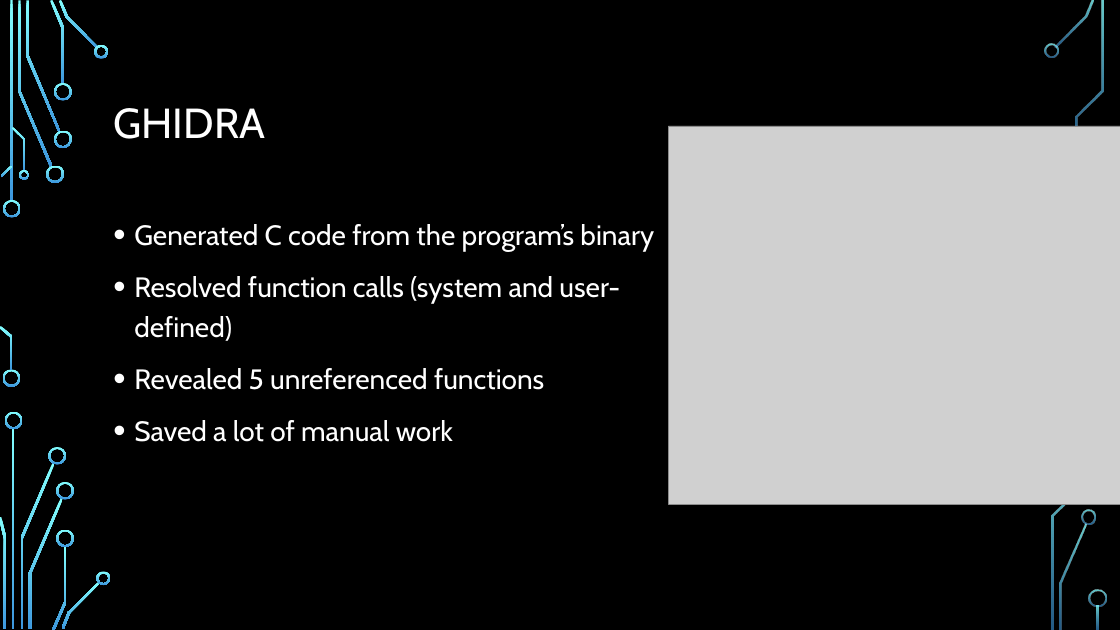
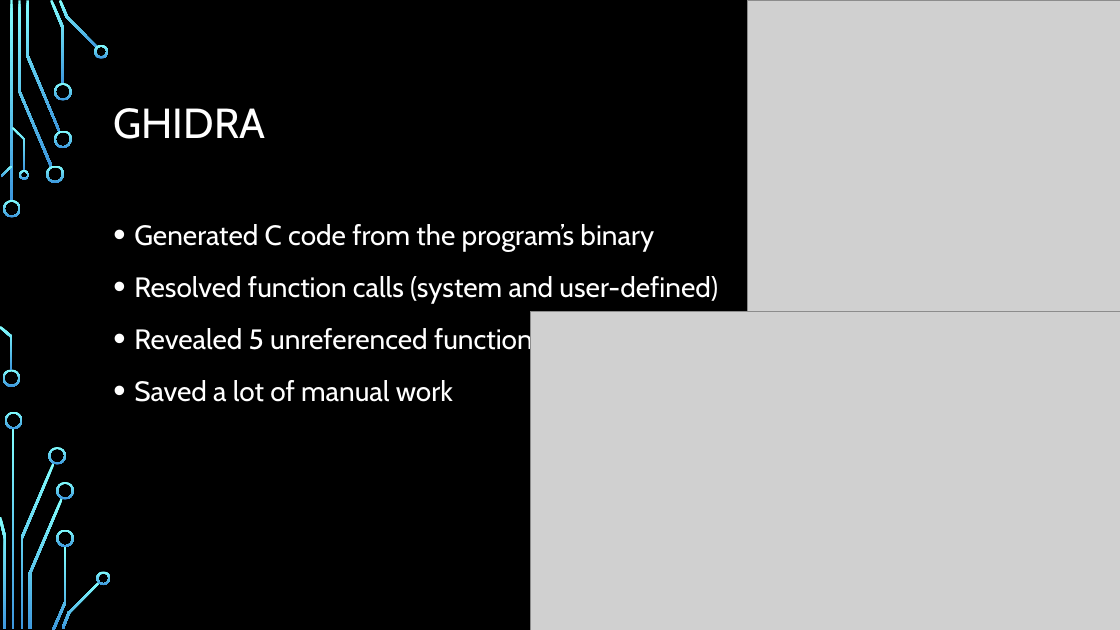
Before and after one commit to swiftlydesigner/DU-COMP-4723-Final, a slide deck: slide 5 of Final Project.pptx. Drawn at 1120x630 pixels with LibreOffice and Linux fonts; fonts in the diff are those of the drawing; grey boxes stand for pictures; background and template pictures are left out. Boxes give left, top, right and bottom in pixels: in the first picture for what was removed or moved away, otherwise in the second. Text is boxed around its words. In the diff, an @@ line names an element or a change of style, - is before the commit and + after.

```diff
--- a/Final Project.pptx
+++ b/Final Project.pptx
@@ picture: place and size @@
-picture at (669,126,1120,504)
+picture at (748,0,1120,312)
@@ freeform shape removed at (1044,44,1059,58) @@
@@ text "Generated C code from the ..." rewrapped from (134,224,654,442) to (134,224,718,402) @@
@@ picture added at (531,312,1120,630) @@
@@ freeform shape removed at (1082,510,1096,524) @@
@@ freeform shape removed at (1089,590,1107,607) @@
```
Also in this commit, not shown: 1 other slide changed.
